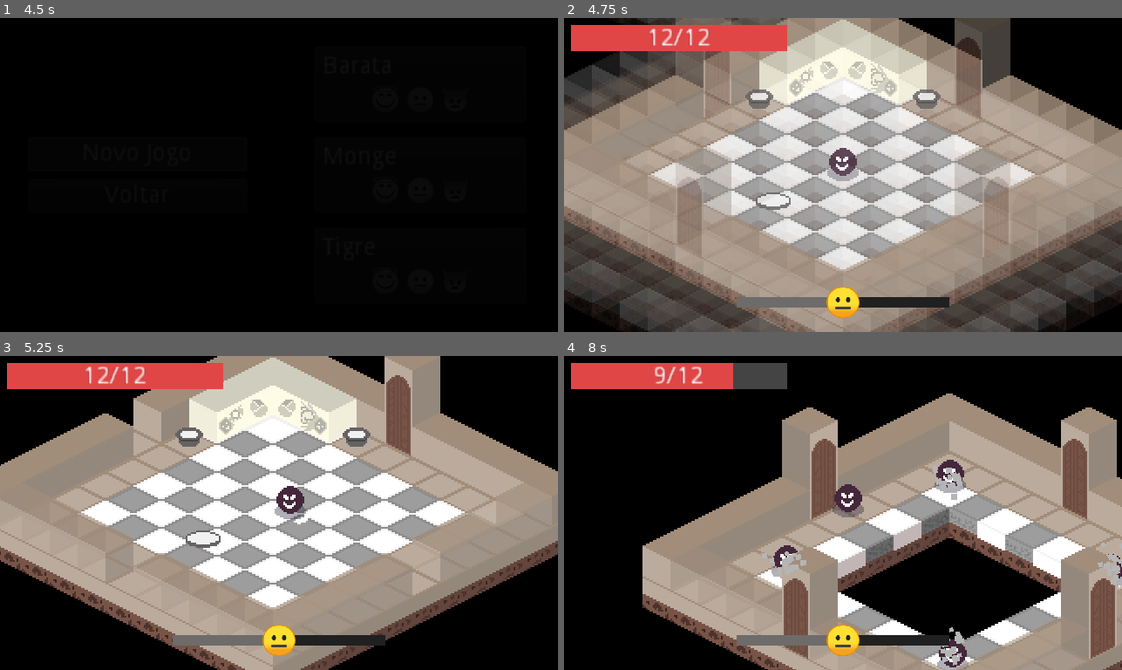
Above: before the commit, frames 1-4 (two rows, left to right).
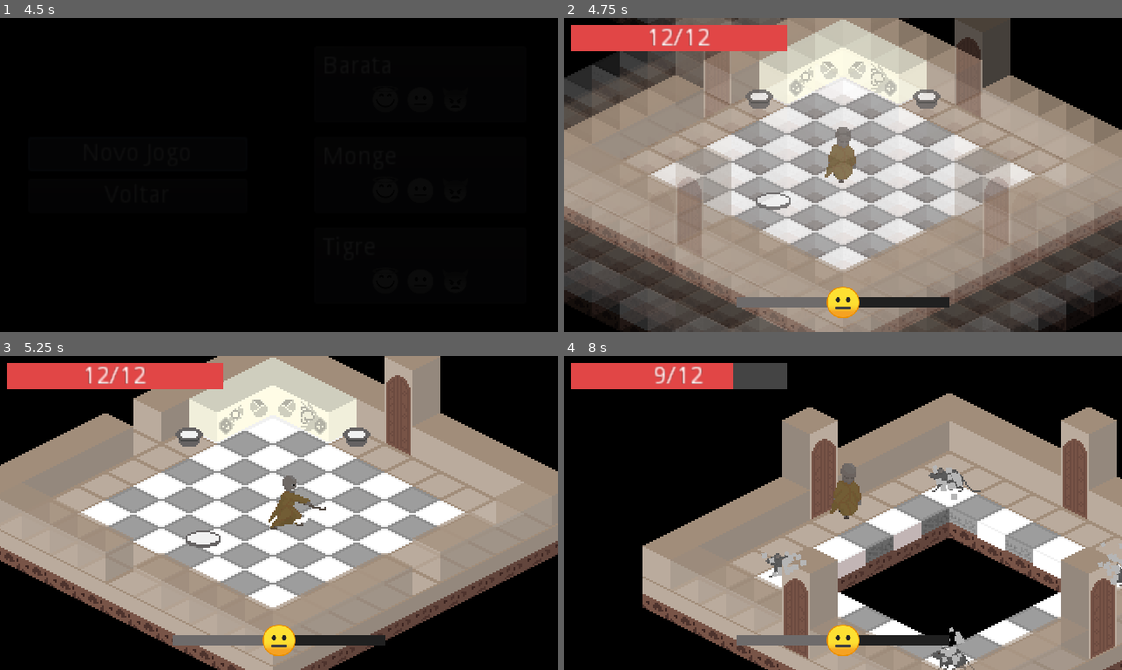
Above: after the commit, the same moments.

Repository: ColmeiaUDESC/gamejaaj6
Game: Godot game, scene res://Cenas/MenuPrincipal.tscn
Same seed, same stepped clock (60 frames per second), same inputs: the game is played once before the commit and once after it.
Inputs (mouse positions are in pixels of both pictures, inside the frame that each line leads up to):
- Up to frame 1 (4.5 s): click "Jogar" at 0.5 s; click "Voltar" at 1.25 s; click "Jogar" at 2 s; click "Save 1" at 2.75 s; click "Novo Jogo" at 3.5 s; click "Novo Jogo" at 4.25 s
- Up to frame 2 (4.75 s): no input
- Up to frame 3 (5.25 s): tap Enter at 5 s; move the mouse to (401, 497) at 5.02 s; hold D (andar_pra_direita) from 5.03 s (still down); click (401, 497) at 5.1 s
- Up to frame 4 (8 s): tap Space (ui_select) at 5.27, 6.02, 7.52 s; move the mouse to (731, 528) at 5.77 s; release D (andar_pra_direita) at 5.78 s; hold S (andar_pra_baixo) 5.78-6.53 s; right-click (731, 528) at 5.85 s; move the mouse to (898, 443) at 6.52 s; hold D (andar_pra_direita) 6.53-7.28 s; hold Enter 6.53-7.28 s; move the mouse to (815, 575) at 7.27 s; hold W (andar_pra_cima) from 7.28 s (still down); click (815, 575) at 7.35 s

Frame 1 is identical in both runs. In frame 2, 0.7% of the frame differs, in the area x 46-53%, y 34-53%; in frame 3, 0.7%; in frame 4, 1.6%, in the area x 36-100%, y 33-100%.

Commit message:
Adicionado personagens + modificado sprite dos inimigos

Diff:
--- a/Instanciaveis/Inimigo.tscn
+++ b/Instanciaveis/Inimigo.tscn
@@ -1,7 +1,7 @@
-[gd_scene load_steps=14 format=2]
+[gd_scene load_steps=20 format=2]
 
 [ext_resource path="res://Instanciaveis/Scripts/Inimigo.gd" type="Script" id=1]
-[ext_resource path="res://Conteudos/Counteudo-Teste/personagem-teste.png" type="Texture" id=2]
+[ext_resource path="res://Assets/Sprites/rat_02.png" type="Texture" id=2]
 [ext_resource path="res://Instanciaveis/Estados/Inimigo/Seguir.tscn" type="PackedScene" id=3]
 [ext_resource path="res://Instanciaveis/Estados/GerenciadorEstados.tscn" type="PackedScene" id=4]
 [ext_resource path="res://Instanciaveis/Estados/Inimigo/Atacar.tscn" type="PackedScene" id=5]
@@ -10,6 +10,8 @@
 [ext_resource path="res://Instanciaveis/SpritePersonagem.tscn" type="PackedScene" id=8]
 [ext_resource path="res://Conteudos/Shaders/ShaderPersonagem.shader" type="Shader" id=9]
 [ext_resource path="res://Instanciaveis/Estados/Inimigo/Parado.tscn" type="PackedScene" id=10]
+[ext_resource path="res://Assets/Sprites/rat_04.png" type="Texture" id=11]
+[ext_resource path="res://Assets/Sprites/rat_03.png" type="Texture" id=12]
 
 [sub_resource type="ShaderMaterial" id=1]
 resource_local_to_scene = true
@@ -20,10 +22,30 @@
 shader_param/cor_purificacao = Color( 0.360784, 0.847059, 1, 1 )
 shader_param/cor_dano = Color( 1, 0, 0, 1 )
 
-[sub_resource type="CircleShape2D" id=2]
+[sub_resource type="AtlasTexture" id=2]
+atlas = ExtResource( 2 )
+region = Rect2( 0, 0, 35, 60 )
+
+[sub_resource type="AtlasTexture" id=3]
+atlas = ExtResource( 12 )
+region = Rect2( 0, 0, 35, 60 )
+
+[sub_resource type="AtlasTexture" id=4]
+atlas = ExtResource( 11 )
+region = Rect2( 0, 0, 35, 60 )
+
+[sub_resource type="SpriteFrames" id=5]
+animations = [ {
+"frames": [ SubResource( 2 ), SubResource( 3 ), SubResource( 4 ) ],
+"loop": true,
+"name": "andando",
+"speed": 5.0
+} ]
+
+[sub_resource type="CircleShape2D" id=6]
 radius = 13.8158
 
-[sub_resource type="CapsuleShape2D" id=3]
+[sub_resource type="CapsuleShape2D" id=7]
 radius = 46.5104
 height = 7.1326
 
@@ -39,8 +61,11 @@
 
 [node name="Sprite" parent="." instance=ExtResource( 8 )]
 material = SubResource( 1 )
-position = Vector2( 0, -6 )
-texture = ExtResource( 2 )
+position = Vector2( 0, -17 )
+frames = SubResource( 5 )
+animation = "andando"
+frame = 1
+playing = true
 
 [node name="CollisionPolygon2D" type="CollisionPolygon2D" parent="."]
 polygon = PoolVector2Array( -4, 4, -8, 2, -8, -1, 0, -2, 8, -1, 8, 1, 4, 4 )
--- a/Instanciaveis/Jogador.tscn
+++ b/Instanciaveis/Jogador.tscn
@@ -1,7 +1,7 @@
-[gd_scene load_steps=17 format=2]
+[gd_scene load_steps=30 format=2]
 
 [ext_resource path="res://Instanciaveis/Scripts/Jogador.gd" type="Script" id=1]
-[ext_resource path="res://Conteudos/Counteudo-Teste/personagem-teste.png" type="Texture" id=2]
+[ext_resource path="res://Assets/Sprites/monk_attack_lateral_01.png" type="Texture" id=2]
 [ext_resource path="res://UI/HP.tscn" type="PackedScene" id=3]
 [ext_resource path="res://Instanciaveis/Ataque.tscn" type="PackedScene" id=4]
 [ext_resource path="res://Instanciaveis/Projeteis/ProjetilPurificacao.tscn" type="PackedScene" id=5]
@@ -11,6 +11,11 @@
 [ext_resource path="res://UI/BarraPureza.tscn" type="PackedScene" id=9]
 [ext_resource path="res://UI/TelaGameOver.tscn" type="PackedScene" id=10]
 [ext_resource path="res://UI/Fade.tscn" type="PackedScene" id=11]
+[ext_resource path="res://Assets/Sprites/monk_attack_lateral_02.png" type="Texture" id=12]
+[ext_resource path="res://Assets/Sprites/monk_walking_02.png" type="Texture" id=13]
+[ext_resource path="res://Assets/Sprites/monk_walking_03.png" type="Texture" id=14]
+[ext_resource path="res://Assets/Sprites/monk_walking_01.png" type="Texture" id=15]
+[ext_resource path="res://Assets/Sprites/monk_walking_04.png" type="Texture" id=16]
 
 [sub_resource type="ShaderMaterial" id=1]
 resource_local_to_scene = true
@@ -21,6 +26,52 @@
 shader_param/cor_purificacao = Color( 0.360784, 0.847059, 1, 1 )
 shader_param/cor_dano = Color( 1, 0, 0, 1 )
 
+[sub_resource type="AtlasTexture" id=6]
+atlas = ExtResource( 2 )
+region = Rect2( 0, 0, 47, 51 )
+
+[sub_resource type="AtlasTexture" id=7]
+atlas = ExtResource( 12 )
+region = Rect2( 0, 0, 47, 51 )
+
+[sub_resource type="AtlasTexture" id=8]
+atlas = ExtResource( 14 )
+region = Rect2( 0, 0, 35, 55 )
+
+[sub_resource type="AtlasTexture" id=9]
+atlas = ExtResource( 15 )
+region = Rect2( 0, 0, 35, 55 )
+
+[sub_resource type="AtlasTexture" id=10]
+atlas = ExtResource( 13 )
+region = Rect2( 0, 0, 35, 55 )
+
+[sub_resource type="AtlasTexture" id=11]
+atlas = ExtResource( 14 )
+region = Rect2( 0, 0, 35, 55 )
+
+[sub_resource type="AtlasTexture" id=12]
+atlas = ExtResource( 16 )
+region = Rect2( 0, 0, 35, 55 )
+
+[sub_resource type="SpriteFrames" id=13]
+animations = [ {
+"frames": [ SubResource( 6 ), SubResource( 7 ) ],
+"loop": true,
+"name": "atacando",
+"speed": 10.0
+}, {
+"frames": [ SubResource( 8 ) ],
+"loop": true,
+"name": "parado",
+"speed": 5.0
+}, {
+"frames": [ SubResource( 9 ), SubResource( 10 ), SubResource( 11 ), SubResource( 12 ) ],
+"loop": true,
+"name": "andando",
+"speed": 5.0
+} ]
+
 [sub_resource type="Animation" id=2]
 length = 0.25
 tracks/0/type = "value"
@@ -97,8 +148,9 @@
 
 [node name="Sprite" parent="." instance=ExtResource( 6 )]
 material = SubResource( 1 )
-position = Vector2( 0, -6 )
-texture = ExtResource( 2 )
+position = Vector2( 0, -10 )
+frames = SubResource( 13 )
+animation = "andando"
 
 [node name="PosProjetil" type="Position2D" parent="."]
 position = Vector2( 0, -6 )
@@ -155,6 +207,7 @@
 anims/intangibilidade = SubResource( 4 )
 anims/sumir = SubResource( 5 )
 
+[connection signal="animation_finished" from="Sprite" to="." method="_on_Sprite_animation_finished"]
 [connection signal="timeout" from="Intangibilidade" to="." method="_on_Intangibilidade_timeout"]
 
 [editable path="Ataque"]
--- a/Instanciaveis/JogadorBarata.tscn
+++ b/Instanciaveis/JogadorBarata.tscn
@@ -1,7 +1,8 @@
-[gd_scene load_steps=4 format=2]
+[gd_scene load_steps=9 format=2]
 
 [ext_resource path="res://Conteudos/Shaders/ShaderPersonagem.shader" type="Shader" id=1]
 [ext_resource path="res://Instanciaveis/Jogador.tscn" type="PackedScene" id=2]
+[ext_resource path="res://Assets/Sprites/insect_01.png" type="Texture" id=3]
 
 [sub_resource type="ShaderMaterial" id=1]
 resource_local_to_scene = true
@@ -12,6 +13,36 @@
 shader_param/cor_purificacao = Color( 0.360784, 0.847059, 1, 1 )
 shader_param/cor_dano = Color( 1, 0, 0, 1 )
 
+[sub_resource type="AtlasTexture" id=2]
+atlas = ExtResource( 3 )
+region = Rect2( 0, 0, 35, 60 )
+
+[sub_resource type="AtlasTexture" id=3]
+atlas = ExtResource( 3 )
+region = Rect2( 0, 0, 35, 60 )
+
+[sub_resource type="AtlasTexture" id=4]
+atlas = ExtResource( 3 )
+region = Rect2( 0, 0, 35, 60 )
+
+[sub_resource type="SpriteFrames" id=5]
+animations = [ {
+"frames": [ SubResource( 2 ) ],
+"loop": true,
+"name": "atacando",
+"speed": 5.0
+}, {
+"frames": [ SubResource( 3 ) ],
+"loop": true,
+"name": "parado",
+"speed": 5.0
+}, {
+"frames": [ SubResource( 4 ) ],
+"loop": true,
+"name": "andando",
+"speed": 5.0
+} ]
+
 [node name="Jogador" instance=ExtResource( 2 )]
 tempo_carregar_ataque_purificacao = 0.5
 dano_ofensivo = 0.5
@@ -21,10 +52,10 @@
 vida_max = 5.0
 
 [node name="Sprite" parent="." index="0"]
-modulate = Color( 0.486275, 0.419608, 0.227451, 1 )
 material = SubResource( 1 )
-position = Vector2( 0, -2 )
-scale = Vector2( 0.6, 0.6 )
+position = Vector2( -1.25, -6 )
+scale = Vector2( 0.5, 0.5 )
+frames = SubResource( 5 )
 
 [node name="Ataque" parent="." index="2"]
 scale = Vector2( 0.6, 0.6 )
--- a/Instanciaveis/JogadorTigre.tscn
+++ b/Instanciaveis/JogadorTigre.tscn
@@ -1,7 +1,11 @@
-[gd_scene load_steps=4 format=2]
+[gd_scene load_steps=15 format=2]
 
 [ext_resource path="res://Instanciaveis/Jogador.tscn" type="PackedScene" id=1]
 [ext_resource path="res://Conteudos/Shaders/ShaderPersonagem.shader" type="Shader" id=2]
+[ext_resource path="res://Assets/Sprites/tiger_walking1.png" type="Texture" id=3]
+[ext_resource path="res://Assets/Sprites/tiger_walking4.png" type="Texture" id=4]
+[ext_resource path="res://Assets/Sprites/tiger_walking3.png" type="Texture" id=5]
+[ext_resource path="res://Assets/Sprites/tiger_walking2.png" type="Texture" id=6]
 
 [sub_resource type="ShaderMaterial" id=1]
 resource_local_to_scene = true
@@ -12,16 +16,58 @@
 shader_param/cor_purificacao = Color( 0.360784, 0.847059, 1, 1 )
 shader_param/cor_dano = Color( 1, 0, 0, 1 )
 
+[sub_resource type="AtlasTexture" id=2]
+atlas = ExtResource( 3 )
+region = Rect2( 0, 0, 60, 24 )
+
+[sub_resource type="AtlasTexture" id=3]
+atlas = ExtResource( 3 )
+region = Rect2( 0, 0, 60, 24 )
+
+[sub_resource type="AtlasTexture" id=4]
+atlas = ExtResource( 3 )
+region = Rect2( 0, 0, 60, 24 )
+
+[sub_resource type="AtlasTexture" id=5]
+atlas = ExtResource( 6 )
+region = Rect2( 0, 0, 60, 24 )
+
+[sub_resource type="AtlasTexture" id=6]
+atlas = ExtResource( 5 )
+region = Rect2( 0, 0, 60, 24 )
+
+[sub_resource type="AtlasTexture" id=7]
+atlas = ExtResource( 4 )
+region = Rect2( 0, 0, 60, 24 )
+
+[sub_resource type="SpriteFrames" id=8]
+animations = [ {
+"frames": [ SubResource( 2 ) ],
+"loop": true,
+"name": "atacando",
+"speed": 10.0
+}, {
+"frames": [ SubResource( 3 ) ],
+"loop": true,
+"name": "parado",
+"speed": 5.0
+}, {
+"frames": [ SubResource( 4 ), SubResource( 5 ), SubResource( 6 ), SubResource( 7 ) ],
+"loop": true,
+"name": "andando",
+"speed": 5.0
+} ]
+
 [node name="Jogador" instance=ExtResource( 1 )]
 dano_ofensivo = 2.5
 velocidade = 35.0
 vida_max = 20.0
 
 [node name="Sprite" parent="." index="0"]
-modulate = Color( 1, 0.164706, 0.164706, 1 )
 material = SubResource( 1 )
-position = Vector2( 0, -6.5 )
-scale = Vector2( 1.3, 1.3 )
+position = Vector2( 0, -5.5 )
+scale = Vector2( 0.5, 0.5 )
+frames = SubResource( 8 )
 
 [node name="Ataque" parent="." index="2"]
 scale = Vector2( 1.3, 1.3 )
--- a/Instanciaveis/Scripts/Jogador.gd
+++ b/Instanciaveis/Scripts/Jogador.gd
@@ -58,6 +58,12 @@
 	if Input.is_action_just_pressed("ui_select"):
 		vida_atual -= 1
 
+	if $Sprite.animation != "atacando":
+		$Sprite.flip_h = movimento.x >= 0
+		if movimento.length() > 0:
+			$Sprite.play("andando")
+		else:
+			$Sprite.play("parado")
 	_gerenciar_ataque_offensivo()
 	_gerenciar_ataque_passivo(delta)
 
@@ -130,6 +136,8 @@
 	var dir_jogador_mouse := global_position.direction_to(get_global_mouse_position())
 	$Ataque.atacar(dir_jogador_mouse)
 	_inimigos_ja_danificados.clear()
+	$Sprite.flip_h = dir_jogador_mouse.x <= 0
+	$Sprite.play("atacando")
 
 
 func _gerenciar_ataque_passivo(delta: float) -> void:
@@ -184,3 +192,8 @@
 
 func _ao_projetil_acertar_inimigo(inimigo: Node2D):
 	_connectar_eventos_inimigo(inimigo)
+
+
+func _on_Sprite_animation_finished():
+	if $Sprite.animation == "atacando":
+		$Sprite.play("andando")
--- a/Instanciaveis/SpritePersonagem.gd
+++ b/Instanciaveis/SpritePersonagem.gd
@@ -1,4 +1,4 @@
-extends Sprite
+extends AnimatedSprite
 
 
 var max_purificao: float = 1.0
--- a/Instanciaveis/SpritePersonagem.tscn
+++ b/Instanciaveis/SpritePersonagem.tscn
@@ -29,7 +29,7 @@
 shader_param/cor_purificacao = Color( 0.360784, 0.847059, 1, 1 )
 shader_param/cor_dano = Color( 1, 0, 0, 1 )
 
-[node name="SpritePersonagem" type="Sprite"]
+[node name="SpritePersonagem" type="AnimatedSprite"]
 material = SubResource( 2 )
 script = ExtResource( 1 )
 
Not shown: 2 places in Instanciaveis/Inimigo.tscn that only renumber resources
